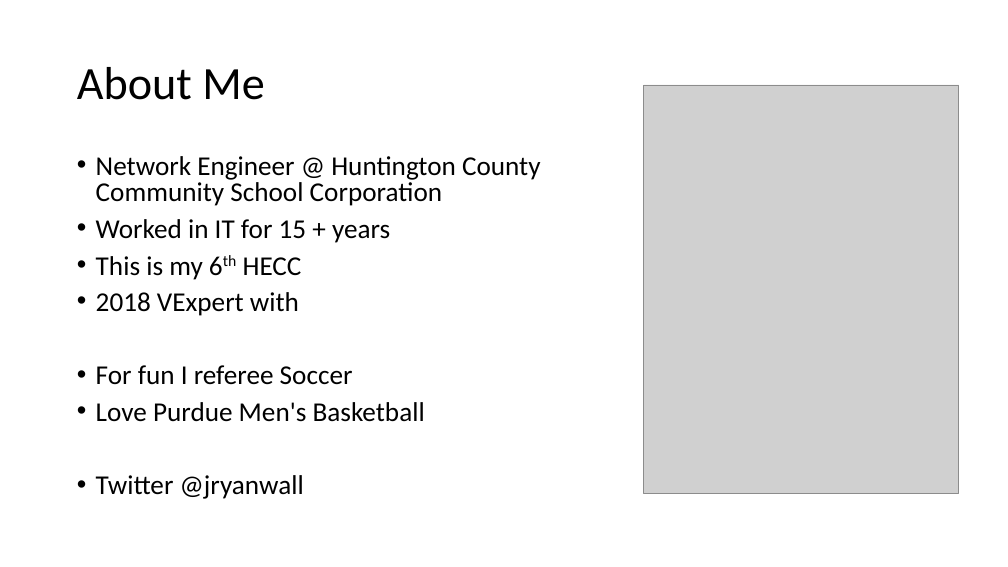
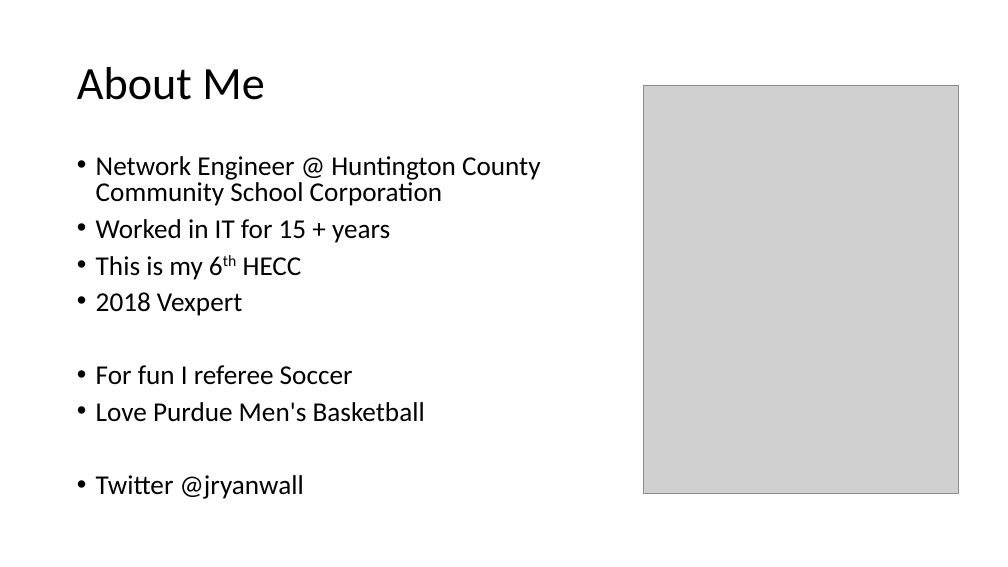
Before and after one commit to fydexx/HECC-2018, a slide deck: slide 2 of Deploying Windows 10 With MDT - Intro Slides.pptx. Drawn at 1008x567 pixels with LibreOffice and Linux fonts; fonts in the diff are those of the drawing; grey boxes stand for pictures. Boxes give left, top, right and bottom in pixels: in the first picture for what was removed or moved away, otherwise in the second. Text is boxed around its words. In the diff, an @@ line names an element or a change of style, - is before the commit and + after.

```diff
--- a/Deploying Windows 10 With MDT - Intro Slides.pptx
+++ b/Deploying Windows 10 With MDT - Intro Slides.pptx
@@ text at bbox=[96, 292, 242, 316]: text changed @@
-• 2018 VExpert with
+• 2018 Vexpert
```
